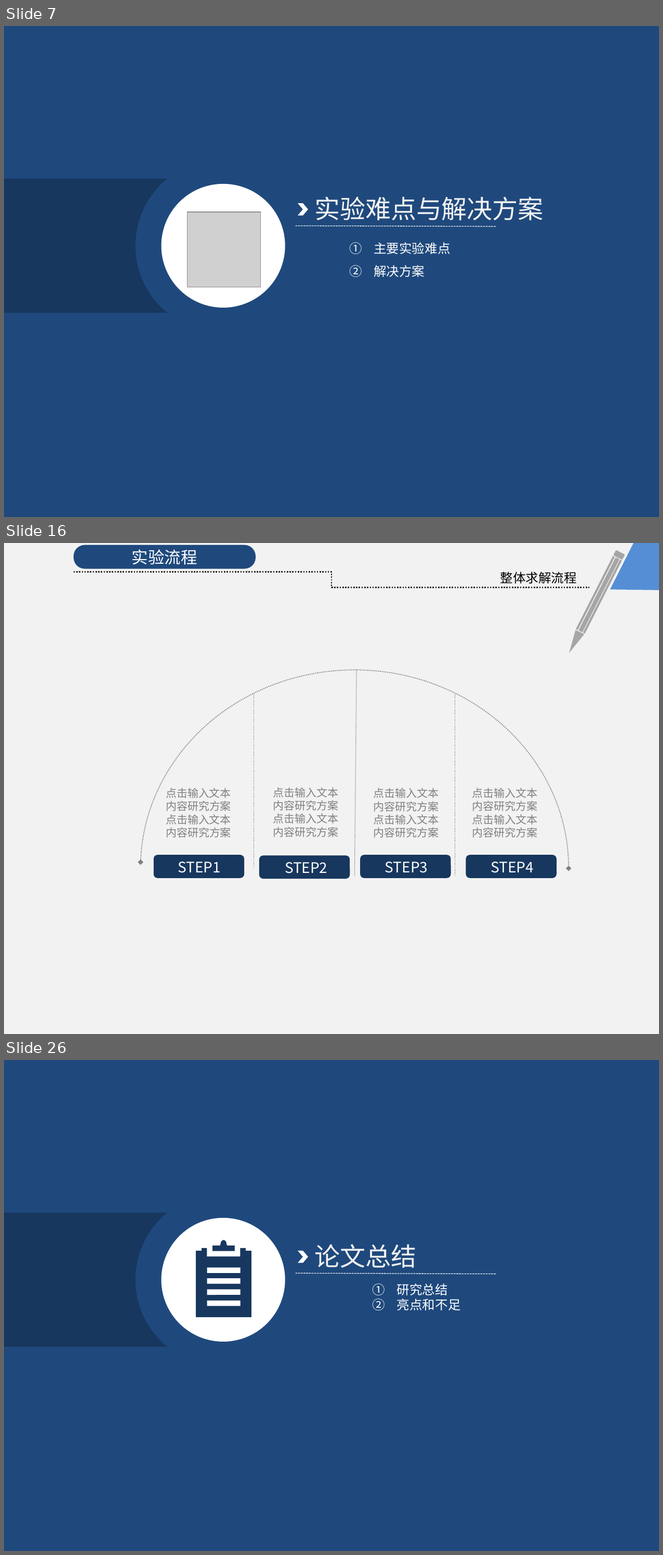
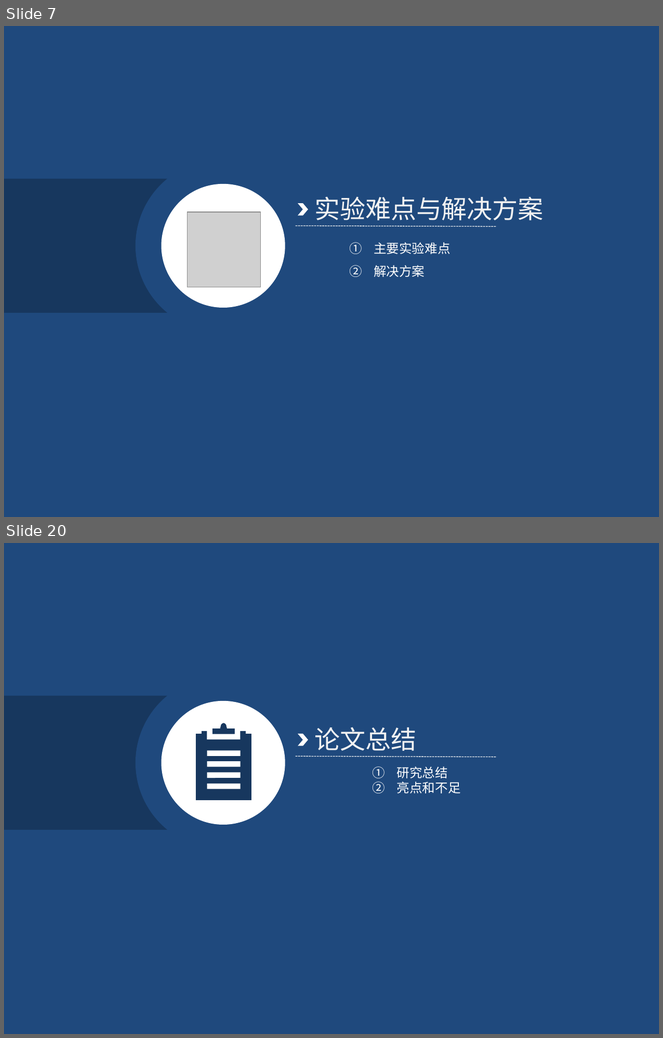
Before and after one commit to KrisCheng/GraduationDesign, a slide deck: FinalPaper/毕业答辩.pptx. Shown one above the other, each under a label of ours: slides 7, 16 and 26 before the commit, slides 7 and 20 after it; the slides between them are not shown. The pictures are 663x1555 and 663x1038 pixels, drawn with LibreOffice and Linux fonts; fonts in the diff are those of the drawing; grey boxes stand for pictures. Boxes give left, top, right and bottom in pixels: in the first picture for what was removed or moved away, otherwise in the second. Text is boxed around its words. In the diff, an @@ line names an element or a change of style, - is before the commit and + after.

```diff
--- a/FinalPaper/毕业答辩.pptx
+++ b/FinalPaper/毕业答辩.pptx
@@ slide 16 removed at bbox=[4, 543, 659, 1034], background #FFFFFF @@
@@ rectangle removed at bbox=[4, 543, 659, 1034] @@
@@ rounded rectangle removed at bbox=[74, 545, 256, 568] @@
-实验流程
@@ freeform shape removed at bbox=[610, 543, 659, 590] @@
@@ elbow line removed from (74, 572) to (590, 588) @@
@@ text removed at bbox=[501, 572, 577, 584] @@
-整体求解流程
@@ group removed at bbox=[565, 550, 625, 655]: 3 rectangles, 1 rounded rectangle, 1 freeform shape @@
@@ arc (boxed as its full ellipse) removed at bbox=[140, 670, 569, 1034] @@
@@ line removed from (357, 670) to (354, 876) @@
@@ line removed from (254, 694) to (254, 868) @@
@@ line removed from (455, 694) to (455, 876) @@
@@ text removed at bbox=[166, 788, 231, 838] @@
-点击输入文本
-内容研究方案
-点击输入文本
-内容研究方案
@@ text removed at bbox=[273, 787, 338, 837] @@
-点击输入文本
-内容研究方案
-点击输入文本
-内容研究方案
@@ text removed at bbox=[374, 788, 439, 838] @@
-点击输入文本
-内容研究方案
-点击输入文本
-内容研究方案
@@ text removed at bbox=[472, 788, 538, 838] @@
-点击输入文本
-内容研究方案
-点击输入文本
-内容研究方案
@@ rounded rectangle removed at bbox=[153, 855, 244, 878] @@
@@ text removed at bbox=[178, 862, 220, 873] @@
-STEP1
@@ rounded rectangle removed at bbox=[259, 856, 350, 878] @@
@@ text removed at bbox=[285, 862, 327, 874] @@
-STEP2
@@ rounded rectangle removed at bbox=[360, 855, 451, 878] @@
@@ text removed at bbox=[385, 862, 428, 873] @@
-STEP3
@@ rounded rectangle removed at bbox=[466, 855, 556, 878] @@
@@ text removed at bbox=[491, 862, 533, 873] @@
-STEP4
@@ what was slide 26 is now slide 20 @@
```
Also in this commit, not shown: 12 slides changed, 5 slides added, 10 other slides removed, 1 other file.
